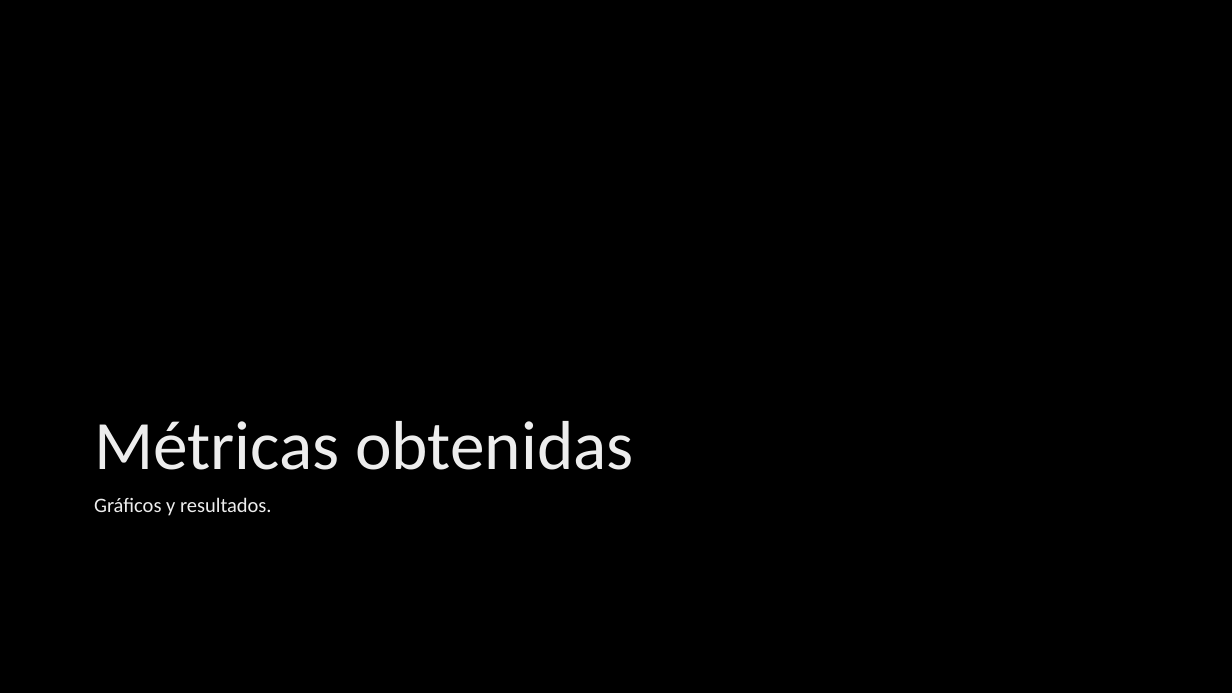
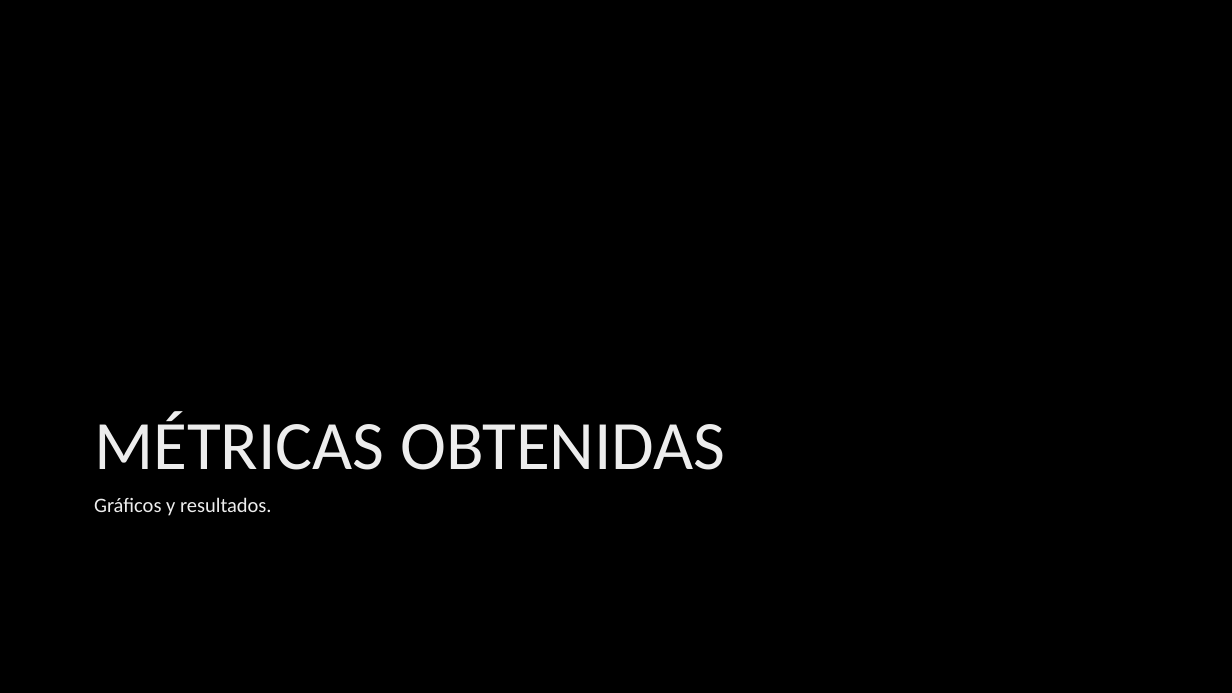
Before and after one commit to Nano-Nathan/ubae, a slide deck: slide 8 of UBAE.pptx. Drawn at 1232x693 pixels with LibreOffice and Linux fonts; fonts in the diff are those of the drawing; background and template pictures are left out. Boxes give left, top, right and bottom in pixels: in the first picture for what was removed or moved away, otherwise in the second. Text is boxed around its words. In the diff, an @@ line names an element or a change of style, - is before the commit and + after.

```diff
--- a/UBAE.pptx
+++ b/UBAE.pptx
@@ title at (94, 411, 725, 470): text changed @@
-Métricas obtenidas
+MÉTRICAS OBTENIDAS
```
Also in this commit, not shown: 2 other slides changed, 9 slides added.
